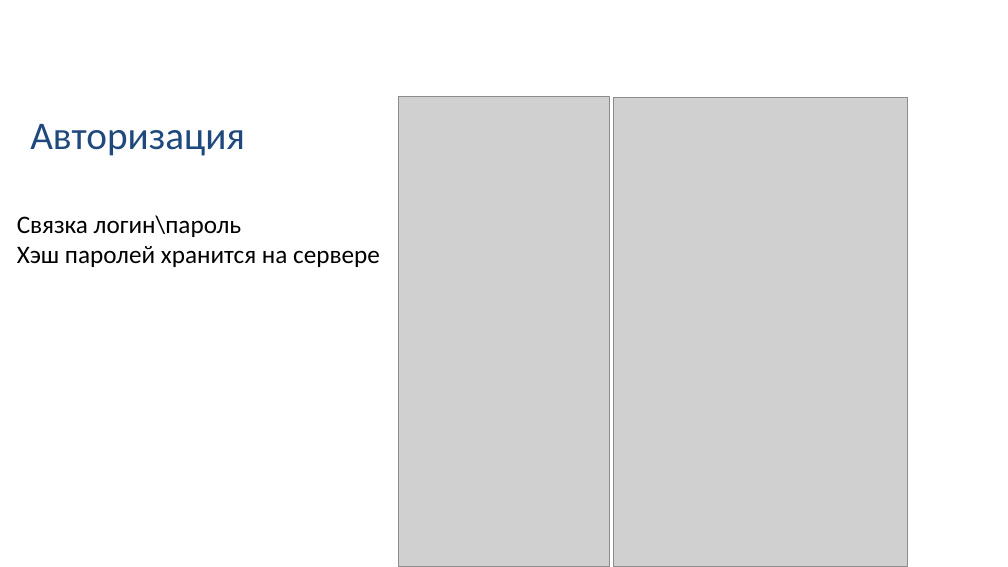
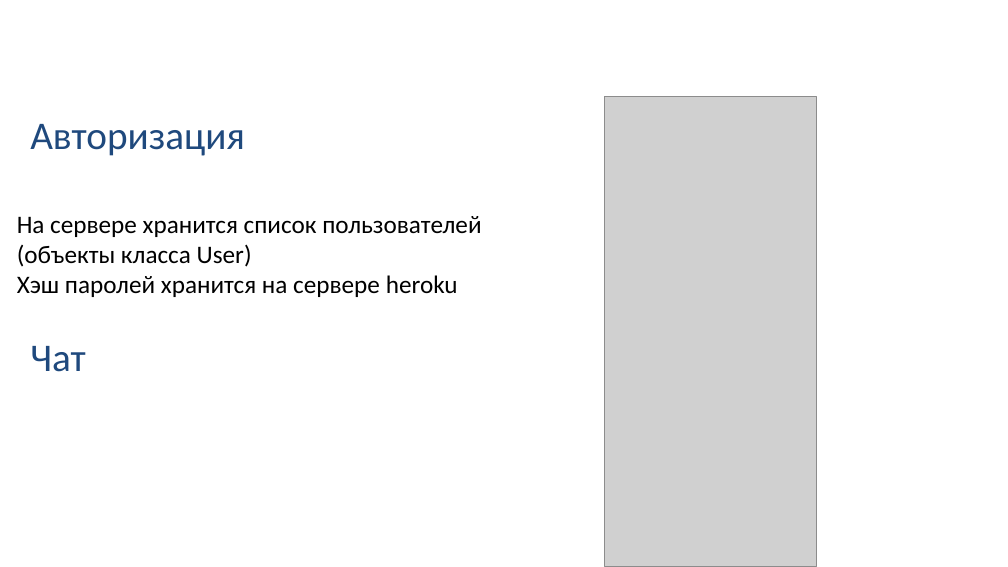
Before and after one commit to Vaneyk1973/FinalProject, a slide deck: slide 9 of Путь к вершине.pptx (slide 7 before the commit). Drawn at 1008x567 pixels with LibreOffice and Linux fonts; fonts in the diff are those of the drawing; grey boxes stand for pictures; background and template pictures are left out. Boxes give left, top, right and bottom in pixels: in the first picture for what was removed or moved away, otherwise in the second. Text is boxed around its words. In the diff, an @@ line names an element or a change of style, - is before the commit and + after.

```diff
--- a/Путь к вершине.pptx
+++ b/Путь к вершине.pptx
@@ picture: place and size @@
-picture at bbox=[398, 97, 610, 566]
+picture at bbox=[605, 97, 816, 566]
@@ picture removed at bbox=[614, 97, 907, 566] @@
@@ text at bbox=[17, 216, 481, 297]: text changed @@
-Связка логин\пароль
-Хэш паролей хранится на сервере
+На сервере хранится список пользователей
+(объекты класса User)
+Хэш паролей хранится на сервере heroku
@@ text added at bbox=[30, 346, 86, 372], 28 pt, text #1F497D @@
+Чат
```
Also in this commit, not shown: 4 other slides changed, 3 slides added, 11 other files.
